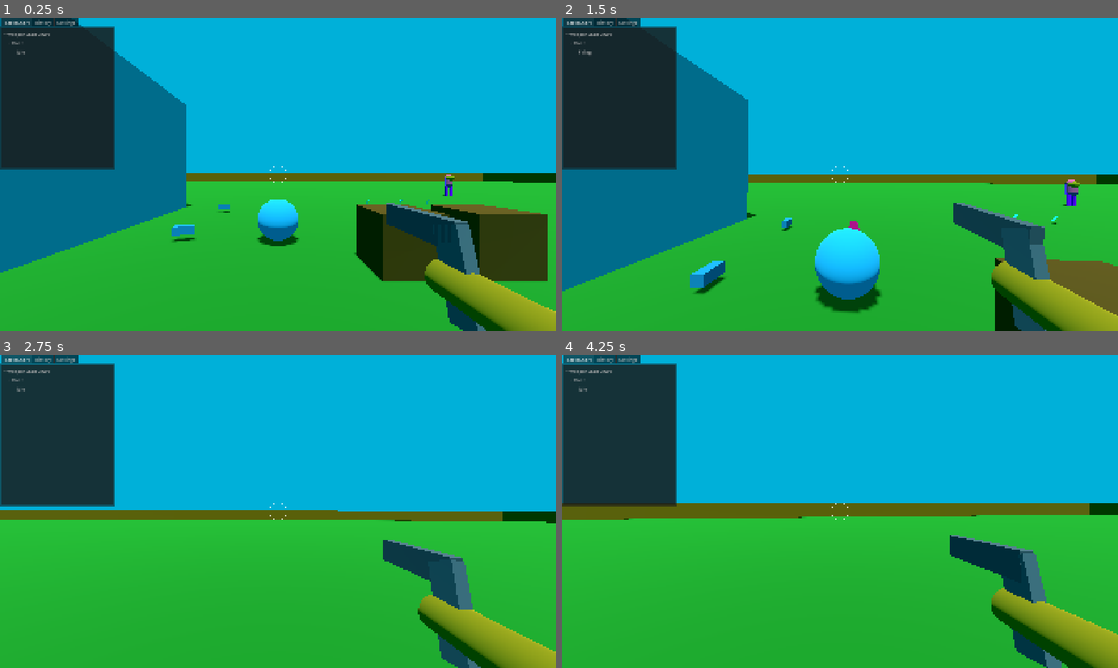
Above: before the commit, frames 1-4 (two rows, left to right).
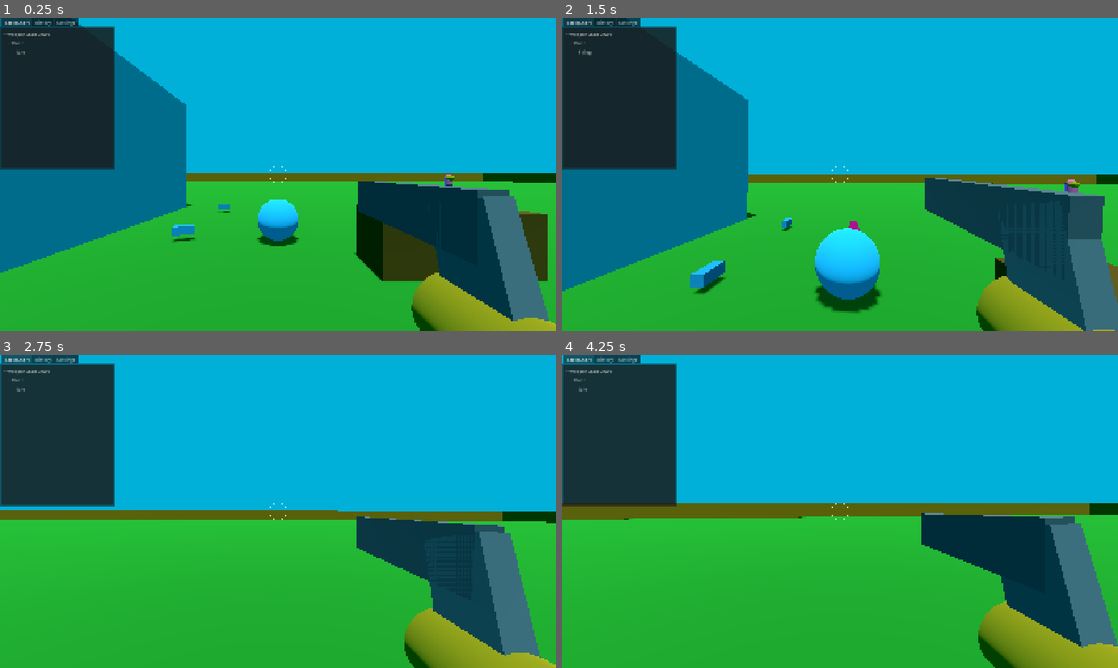
Above: after the commit, the same moments.

Repository: janisl/rpg-core
Game: Godot game, scene res://systems/main_scene.tscn
The game is run twice, just before and just after one commit, with the same random seed, the same clock (stepped at 60 frames per second) and the same inputs.
Inputs (mouse positions are in pixels of both pictures, inside the frame that each line leads up to):
- Up to frame 1 (0.25 s): no input
- Up to frame 2 (1.5 s): move the mouse to (867, 174) at 0.52 s; hold Shift (crouch) 0.53-1.28 s; hold W (forward) from 0.53 s (still down); tap Space (jump) at 0.77 s; move the mouse to (812, 174) at 1.27 s; click (812, 174) at 1.35 s
- Up to frame 3 (2.75 s): keep holding W (forward); tap Space (jump) at 1.52 s; move the mouse to (289, 505) at 2.02 s; hold Ctrl (sprint) from 2.03 s (still down)
- Up to frame 4 (4.25 s): keep holding W (forward); move the mouse to (834, 517) at 2.77 s; release Ctrl (sprint) at 2.78 s; tap Z (test) at 2.85 s; tap Space (jump) at 3.02, 3.77 s; move the mouse to (878, 514) at 3.52 s; tap 1 at 3.6 s

The runs differ from the first frame. In frame 1, 9.3% of the frame differs, in the area x 64-100%, y 52-100%; in frame 2, 9.8%; in frame 3, 9.4%; in frame 4, 10%, in the area x 64-100%, y 50-100%.

Commit message:
Use shader to prevent view weapon clipping.

Diff:
--- a/actors/player/components/weapon_controller.gd
+++ b/actors/player/components/weapon_controller.gd
@@ -162,9 +162,7 @@
 	if _muzzle_flash:
 		_muzzle_flash.configure(current_weapon)
 
-	var meshes := current_weapon_model.find_children("*", "MeshInstance3D", true, false)
-	for m in meshes:
-		m.layers = weapon_mesh_layer
+	_apply_clip_and_fov_shader_to_view_model(current_weapon_model)
 
 	_bob_x = 0
 	_bob_y = 0
@@ -465,3 +463,35 @@
 	_vertical_lag_y_vel = result.y
 
 	return Vector3(0.0, _vertical_lag_y, 0.0)
+
+
+func _apply_clip_and_fov_shader_to_view_model(node3d : Node3D, fov_or_negative_for_unchanged = -1.0) -> void:
+	var all_mesh_instances = node3d.find_children("*", "MeshInstance3D")
+	if node3d is MeshInstance3D:
+		all_mesh_instances.push_back(node3d)
+
+	for mesh_instance in all_mesh_instances:
+		var mesh = mesh_instance.mesh
+
+		mesh_instance.layers = weapon_mesh_layer
+		mesh_instance.cast_shadow = GeometryInstance3D.SHADOW_CASTING_SETTING_OFF
+
+		for surface_idx in mesh.get_surface_count():
+			var base_mat = mesh.surface_get_material(surface_idx)
+			if not base_mat is BaseMaterial3D:
+				continue
+
+			var weapon_shader_material := ShaderMaterial.new()
+			weapon_shader_material.shader = preload("res://shaders/weapon_clip_and_fov_shader.gdshader")
+			weapon_shader_material.set_shader_parameter("texture_albedo", base_mat.albedo_texture)
+			weapon_shader_material.set_shader_parameter("texture_metallic", base_mat.metallic_texture)
+			weapon_shader_material.set_shader_parameter("texture_roughness", base_mat.roughness_texture)
+			weapon_shader_material.set_shader_parameter("texture_normal", base_mat.normal_texture)
+			weapon_shader_material.set_shader_parameter("albedo", base_mat.albedo_color)
+			weapon_shader_material.set_shader_parameter("metallic", base_mat.metallic)
+			weapon_shader_material.set_shader_parameter("specular", base_mat.metallic_specular)
+			weapon_shader_material.set_shader_parameter("roughness", base_mat.roughness)
+			weapon_shader_material.set_shader_parameter("viewmodel_fov", fov_or_negative_for_unchanged)
+			var tex_channels = { 0: Vector4(1., 0., 0., 0.), 1: Vector4(0., 1., 0., 0.), 2: Vector4(0., 0., 1., 0.), 3: Vector4(1., 0., 0., 1.), 4: Vector4() }
+			weapon_shader_material.set_shader_parameter("metallic_texture_channel", tex_channels[base_mat.metallic_texture_channel])
+			mesh.surface_set_material(surface_idx, weapon_shader_material)
--- /dev/null
+++ b/shaders/weapon_clip_and_fov_shader.gdshader
@@ -0,0 +1,49 @@
+shader_type spatial;
+
+render_mode blend_mix,depth_draw_opaque,cull_disabled,diffuse_burley,specular_schlick_ggx;
+
+uniform vec4 albedo : source_color = vec4(1., 1., 1., 1.);
+uniform sampler2D texture_albedo : source_color,filter_linear_mipmap,repeat_enable;
+uniform float point_size : hint_range(0,128) = 1.0;
+uniform float roughness : hint_range(0,1) = 1.0;
+uniform sampler2D texture_metallic : hint_default_white,filter_linear_mipmap,repeat_enable;
+uniform vec4 metallic_texture_channel = vec4(0., 0., 0., 0.);
+uniform sampler2D texture_roughness : hint_roughness_g,filter_linear_mipmap,repeat_enable;
+uniform float specular = 0.5;
+uniform float metallic = 1.0;
+uniform sampler2D texture_normal : hint_roughness_normal,filter_linear_mipmap,repeat_enable;
+uniform float normal_scale : hint_range(-16,16) = 1.0;
+uniform vec3 uv1_scale = vec3(1., 1., 1.);
+uniform vec3 uv1_offset = vec3(0., 0., 0.);
+uniform vec3 uv2_scale = vec3(1., 1., 1.);
+uniform vec3 uv2_offset = vec3(0., 0., 0.);
+
+uniform float viewmodel_fov = 75.0f;
+
+void vertex() {
+	UV = UV * uv1_scale.xy + uv1_offset.xy;
+
+	if (viewmodel_fov > 0.0) {
+		float onetanfov = 1.0f / tan(0.5f * (viewmodel_fov * PI / 180.0f));
+		float aspect = VIEWPORT_SIZE.x / VIEWPORT_SIZE.y;
+		PROJECTION_MATRIX[1][1] = -onetanfov;
+		PROJECTION_MATRIX[0][0] = onetanfov / aspect;
+	}
+
+	POSITION = PROJECTION_MATRIX * MODELVIEW_MATRIX * vec4(VERTEX.xyz, 1.0);
+	POSITION.z = mix(POSITION.z, POSITION.w, 0.9);
+}
+
+void fragment() {
+	vec2 base_uv = UV;
+	vec4 albedo_tex = texture(texture_albedo, base_uv);
+	ALBEDO = albedo.rgb * albedo_tex.rgb;
+	float metallic_tex = dot(texture(texture_metallic, base_uv), metallic_texture_channel);
+	METALLIC = metallic_tex * metallic;
+	vec4 roughness_texture_channel = vec4(0.0, 1.0, 0.0, 0.0);
+	float roughness_tex = dot(texture(texture_roughness, base_uv), roughness_texture_channel);
+	ROUGHNESS = roughness_tex * roughness;
+	SPECULAR = specular;
+	NORMAL_MAP = texture(texture_normal, base_uv).rgb;
+	NORMAL_MAP_DEPTH = normal_scale;
+}
--- a/weapons/scenes/laser.tscn
+++ b/weapons/scenes/laser.tscn
@@ -131,8 +131,7 @@
 &"idle": SubResource("Animation_iyp64")
 }
 
-[node name="Pistol" type="Node3D" unique_id=1327495288]
-transform = Transform3D(0.5, 0, 0, 0, 0.5, 0, 0, 0, 0.5, 0, 0, 0)
+[node name="Laser" type="Node3D" unique_id=1327495288]
 
 [node name="Meshes" type="Node3D" parent="." unique_id=1796340923]
 
--- a/weapons/scenes/pistol.tscn
+++ b/weapons/scenes/pistol.tscn
@@ -70,7 +70,6 @@
 }
 
 [node name="Pistol" type="Node3D" unique_id=1327495288]
-transform = Transform3D(0.5, 0, 0, 0, 0.5, 0, 0, 0, 0.5, 0, 0, 0)
 
 [node name="Meshes" type="Node3D" parent="." unique_id=1796340923]
 
--- a/weapons/scenes/shotgun.tscn
+++ b/weapons/scenes/shotgun.tscn
@@ -90,8 +90,7 @@
 &"idle": SubResource("Animation_wutjk")
 }
 
-[node name="Pistol" type="Node3D" unique_id=1327495288]
-transform = Transform3D(0.5, 0, 0, 0, 0.5, 0, 0, 0, 0.5, 0, 0, 0)
+[node name="Shotgun" type="Node3D" unique_id=1327495288]
 
 [node name="Meshes" type="Node3D" parent="." unique_id=1796340923]
 
Not shown, added: shaders/weapon_clip_and_fov_shader.gdshader.uid
